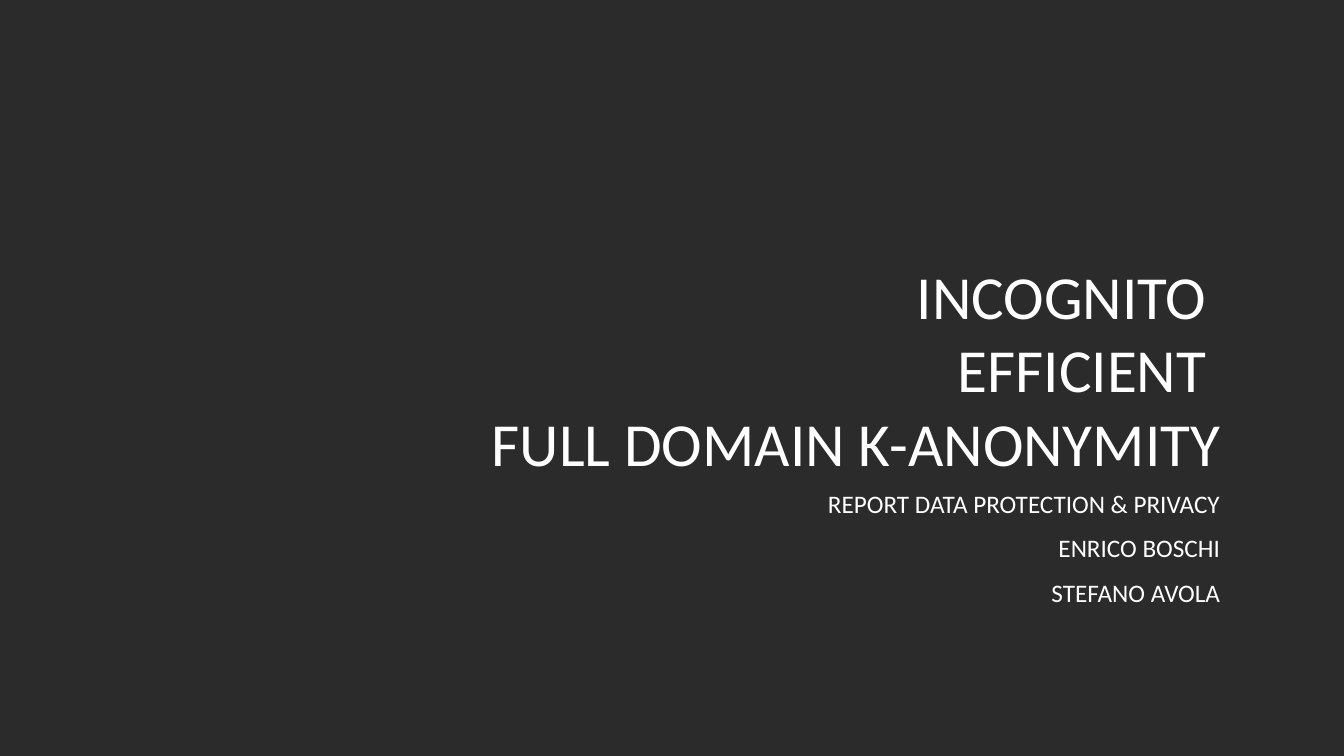
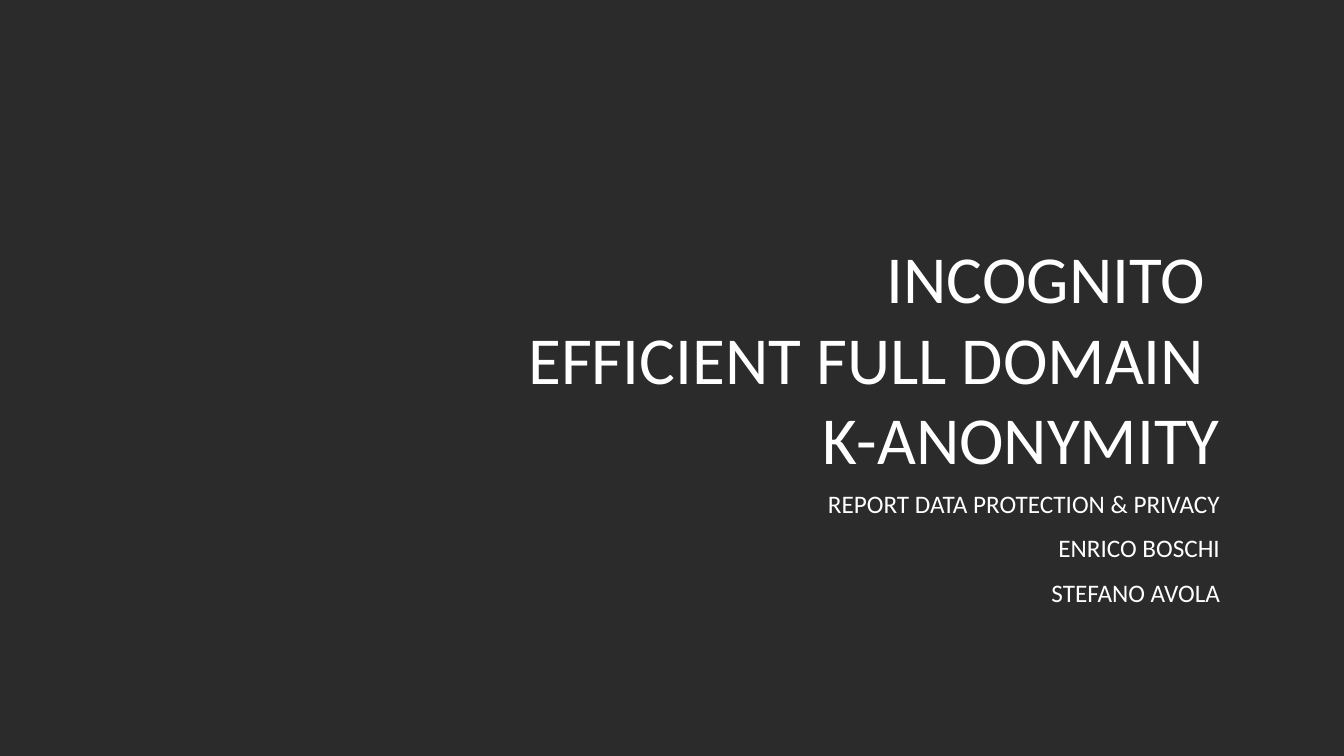
Before and after one commit to avoladj/Incognito-k-anonymity, a slide deck: slide 1 of Report/presentazione.pptx. Drawn at 1344x756 pixels with LibreOffice and Linux fonts; fonts in the diff are those of the drawing; background and template pictures are left out; a plain dark background stands for a picture behind light text. Boxes give left, top, right and bottom in pixels: in the first picture for what was removed or moved away, otherwise in the second. Text is boxed around its words. In the diff, an @@ line names an element or a change of style, - is before the commit and + after.

```diff
--- a/Report/presentazione.pptx
+++ b/Report/presentazione.pptx
@@ text at <box>528,259,1220,465</box>: text changed; size 43.7 to 48 pt @@
-INCOGNITO
-EFFICIENT
-FULL DOMAIN K-ANONYMITY
+INCOGNITO
+EFFICIENT FULL DOMAIN
+K-ANONYMITY
```
Also in this commit, not shown: 5 other slides changed, 1 other file.
